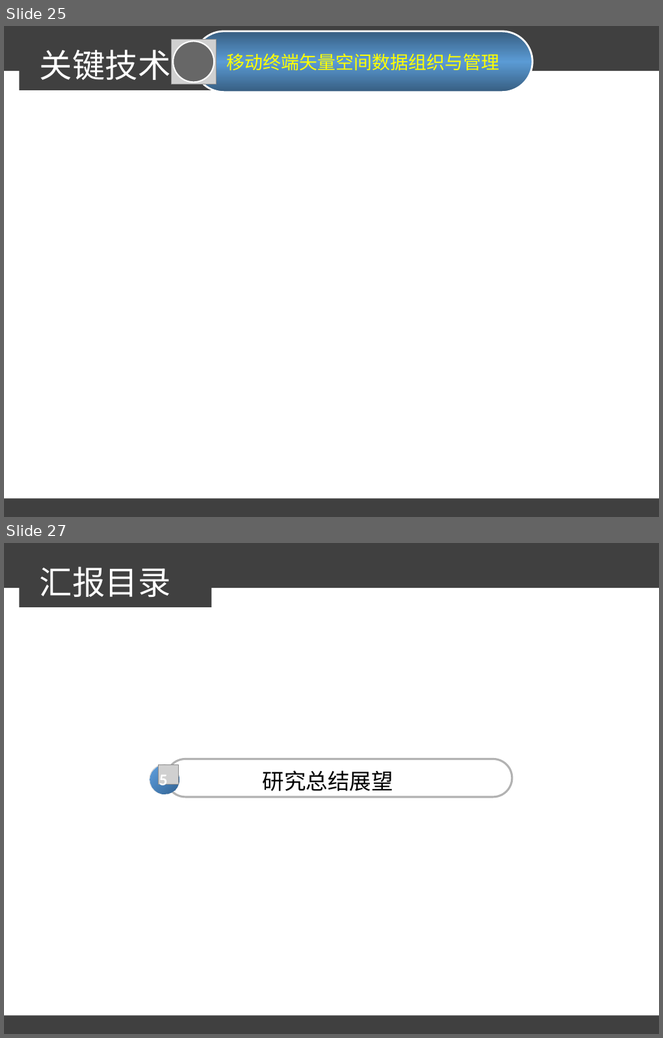
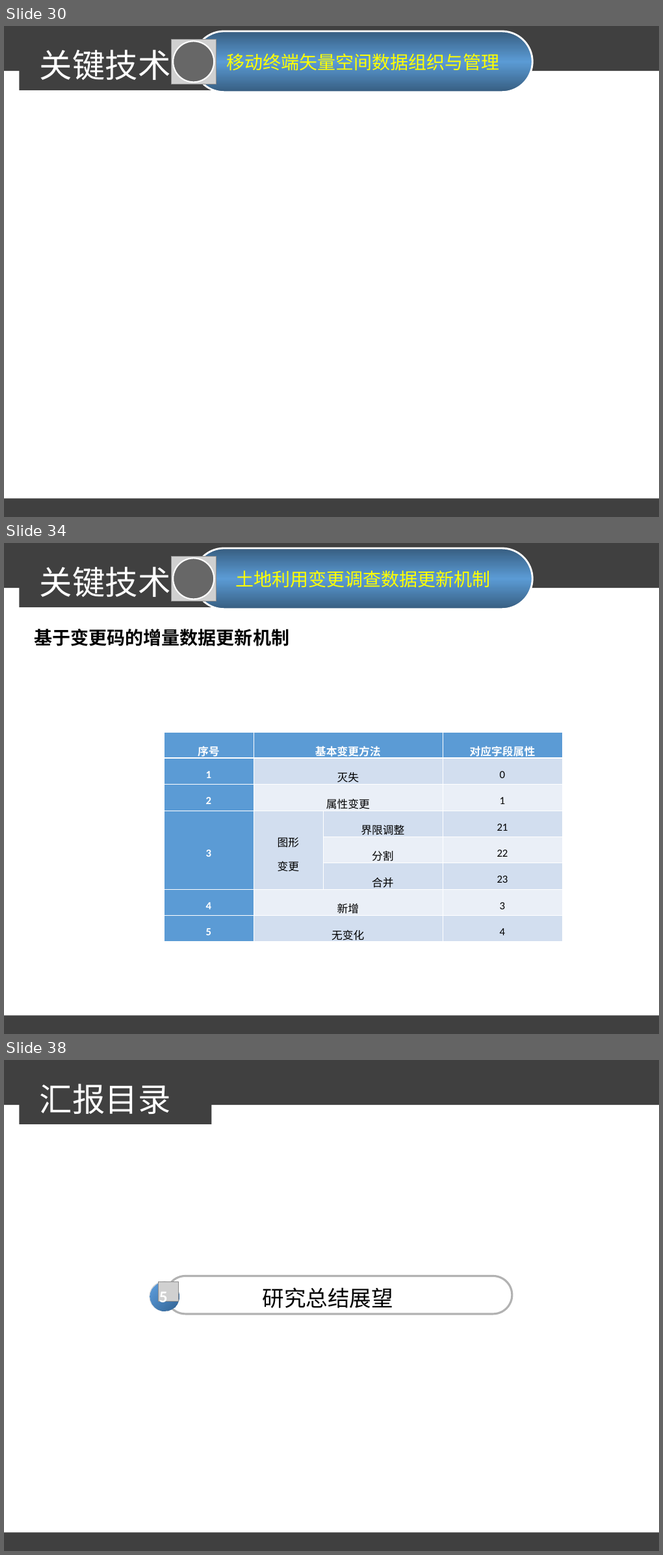
Before and after one commit to sunxianlei/MyThesis, a slide deck: 汇报答辩/论文答辩.ppt. Shown one above the other, each under a label of ours: slides 25 and 27 before the commit, slides 30, 34 and 38 after it; the slides between them are not shown. The pictures are 663x1038 and 663x1555 pixels, drawn with LibreOffice and Linux fonts; fonts in the diff are those of the drawing; grey boxes stand for pictures; background and template pictures are left out. Boxes give left, top, right and bottom in pixels: in the first picture for what was removed or moved away, otherwise in the second. Text is boxed around its words. In the diff, an @@ line names an element or a change of style, - is before the commit and + after.

Commit message:
添加第二第三技术点框架部分
添加第二第三技术点框架部分

```diff
--- a/汇报答辩/论文答辩.ppt
+++ b/汇报答辩/论文答辩.ppt
@@ slide 34 added at bbox=[4, 543, 659, 1034], background #FFFFFF; not listed: 3 template elements that a slide beside it also shows @@
@@ picture added at bbox=[171, 556, 216, 601] @@
@@ ellipse added at bbox=[173, 558, 215, 600], fill #000000 at 50% opacity, outline #FFFFFF 1.5 pt @@
@@ rounded rectangle added at bbox=[193, 548, 532, 609], fill gradient #375E81 to #5B9BD5, outline #FFFFFF 2.01 pt, 20 pt, text #FFFF00 @@
+土地利用变更调查数据更新机制
@@ text added at bbox=[40, 566, 171, 597], 36 pt, text #FFFFFF @@
+关键技术
@@ text added at bbox=[35, 629, 290, 646], 20 pt, text #000000, bold @@
+基于变更码的增量数据更新机制
@@ table added at bbox=[164, 732, 563, 945], 8 rows, 4 columns @@
+序号 | 基本变更方法 |  | 对应字段属性
+1 | 灭失 |  | 0
+2 | 属性变更 |  | 1
+3 | 图形 / 变更 | 界限调整 | 21
+ |  | 分割 | 22
+ |  | 合并 | 23
+4 | 新增 |  | 3
+5 | 无变化 |  | 4
@@ what was slide 25 is now slide 30 @@
@@ what was slide 27 is now slide 38 @@
```
Also in this commit, not shown: 1 slide changed, 10 other slides added.
